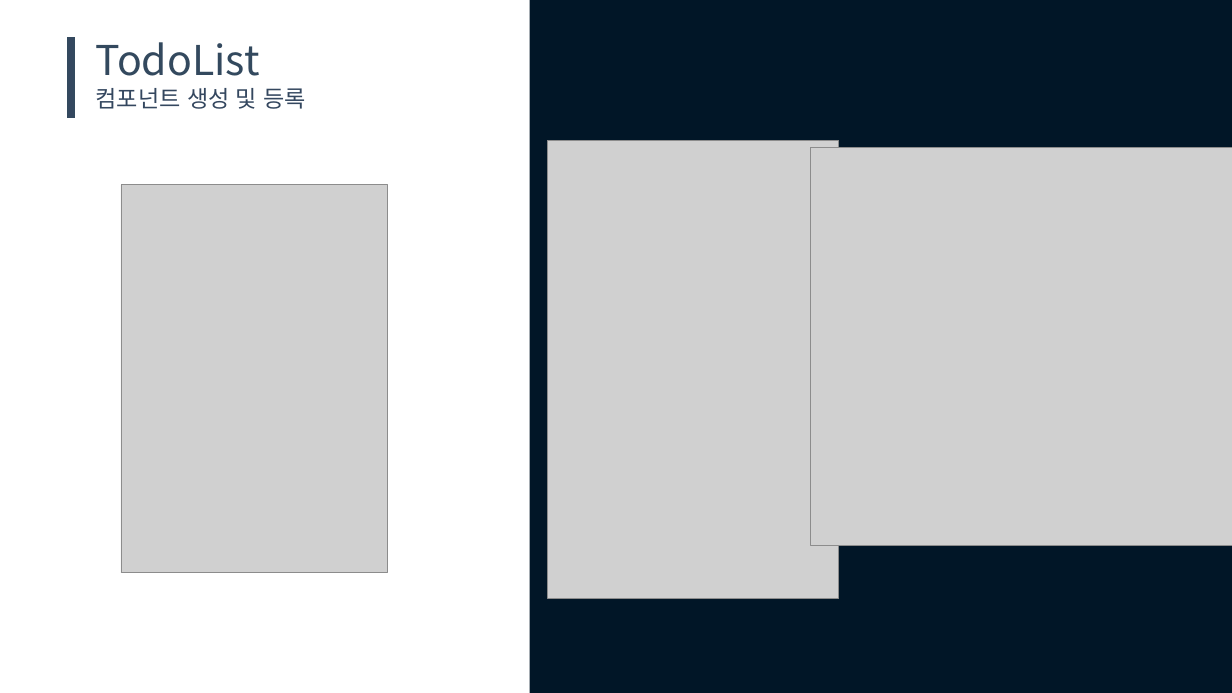
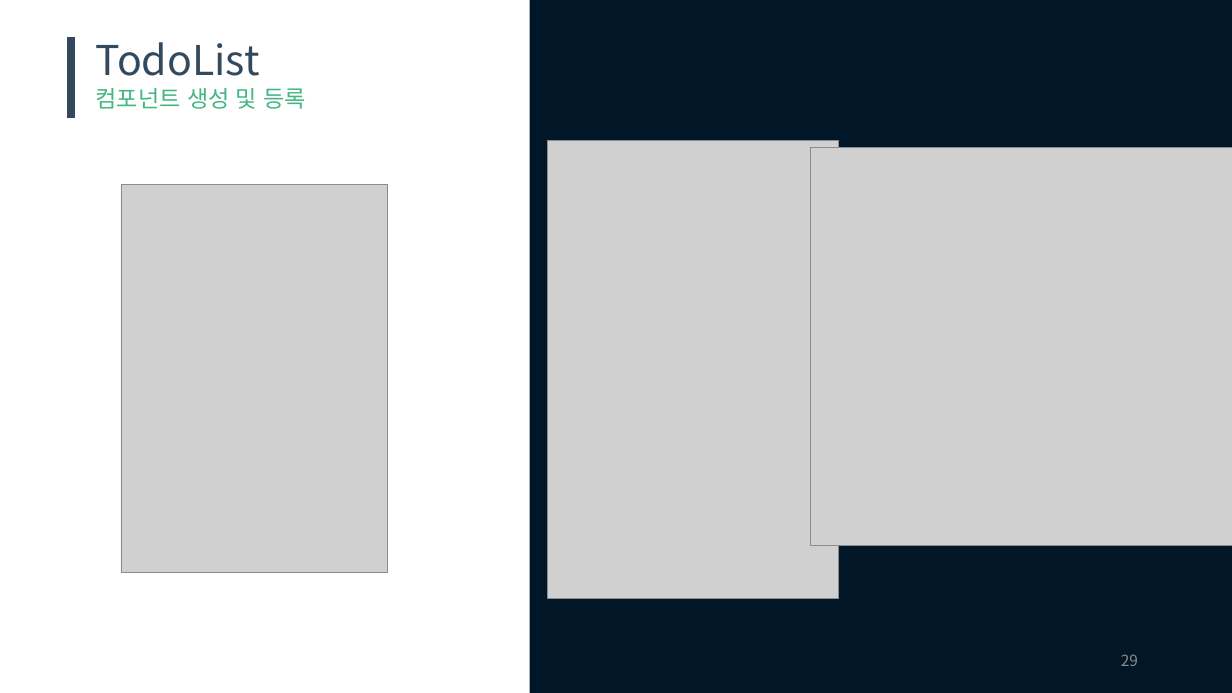
Before and after one commit to raheego/vue-todolist, a slide deck: slide 29 of 역량강화_vuejs_grh.pptx (slide 25 before the commit). Drawn at 1232x693 pixels with LibreOffice and Linux fonts; fonts in the diff are those of the drawing; grey boxes stand for pictures. Boxes give left, top, right and bottom in pixels: in the first picture for what was removed or moved away, otherwise in the second. Text is boxed around its words. In the diff, an @@ line names an element or a change of style, - is before the commit and + after.

```diff
--- a/역량강화_vuejs_grh.pptx
+++ b/역량강화_vuejs_grh.pptx
@@ text "컴포넌트 생성 및 등록" at bbox=[96, 88, 307, 109]: text colour #34475F to #41B783 @@
@@ page number added at bbox=[1121, 654, 1138, 666], 12 pt, text #8C8C8C @@
+29
```
Also in this commit, not shown: 33 other slides changed, 13 slides added, 6 slides removed.
